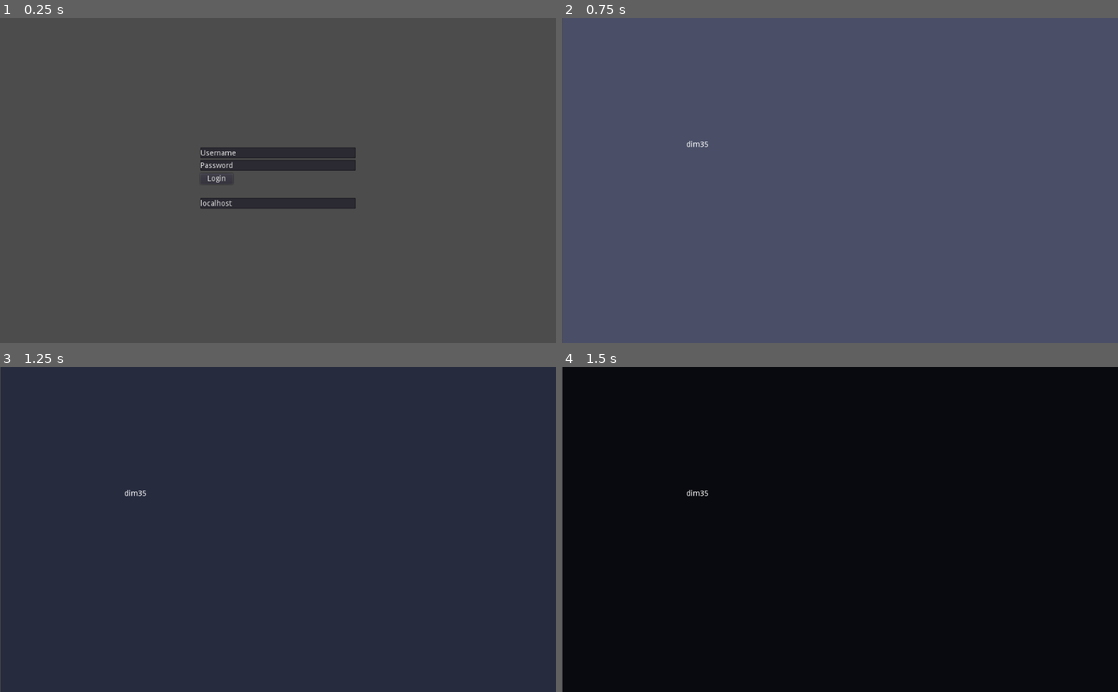
Above: before the commit, frames 1-4 (two rows, left to right).
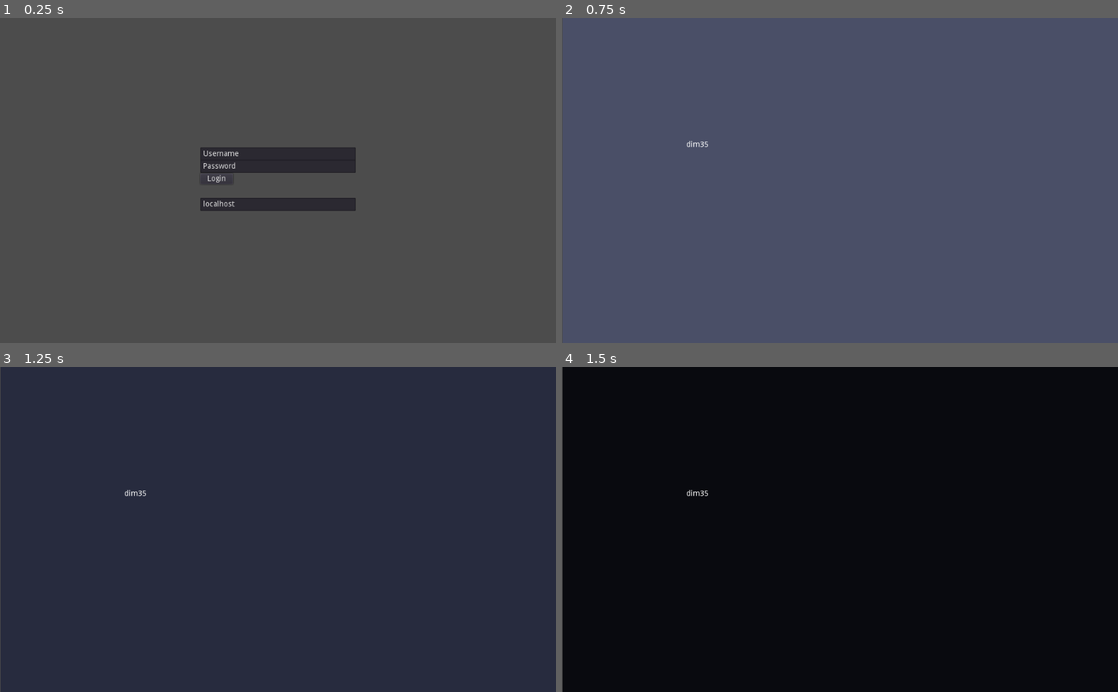
Above: after the commit, the same moments.

Repository: dim35/CEN3031-Project
Game: Godot game, scene res://screens/login_screen/login_screen.tscn
Same seed, same stepped clock (60 frames per second), same inputs: the game is played once before the commit and once after it.
Inputs:
- Up to frame 1 (0.25 s): no input
- Up to frame 2 (0.75 s): click "Login" at 0.5 s
- Up to frame 3 (1.25 s): no input
- Up to frame 4 (1.5 s): no input

The runs differ from the first frame. In frame 1, 0.7% of the frame differs, in the area x 36-64%, y 40-60%; in frame 2, nothing differs; in frame 3, nothing differs; in frame 4, nothing differs.

Commit message:
Small fix to login screen

Diff:
--- a/client/screens/login_screen/login_screen.gd
+++ b/client/screens/login_screen/login_screen.gd
@@ -12,9 +12,9 @@
 # This has been connected from Button
 func _on_Button_button_up():
 	print("Button Pressed!")
-	print(username_field.get_line(0))
-	print(password_field.get_line(0))
-	print(address_field.get_line(0))
+	print(username_field.text)
+	print(password_field.text)
+	print(address_field.text)
 
 	# do authentication here
 
--- a/client/screens/login_screen/login_screen.tscn
+++ b/client/screens/login_screen/login_screen.tscn
@@ -21,7 +21,7 @@
 script = ExtResource( 1 )
 next_scene = ExtResource( 2 )
 
-[node name="Username_field" type="TextEdit" parent="." index="0"]
+[node name="Username_field" type="LineEdit" parent="." index="0"]
 
 anchor_left = 0.0
 anchor_top = 0.0
@@ -39,24 +39,15 @@
 size_flags_horizontal = 1
 size_flags_vertical = 1
 text = "Username"
-readonly = false
-highlight_current_line = false
-syntax_highlighting = false
-show_line_numbers = false
-highlight_all_occurrences = false
-override_selected_font_color = false
+focus_mode = 2
 context_menu_enabled = true
-smooth_scrolling = false
-v_scroll_speed = 80.0
-hiding_enabled = 0
-wrap_lines = false
-caret_block_mode = false
+placeholder_alpha = 0.6
 caret_blink = false
 caret_blink_speed = 0.65
-caret_moving_by_right_click = true
+caret_position = 0
 _sections_unfolded = [ "Rect" ]
 
-[node name="Password_field" type="TextEdit" parent="." index="1"]
+[node name="Password_field" type="LineEdit" parent="." index="1"]
 
 anchor_left = 0.0
 anchor_top = 0.0
@@ -74,24 +65,15 @@
 size_flags_horizontal = 1
 size_flags_vertical = 1
 text = "Password"
-readonly = false
-highlight_current_line = false
-syntax_highlighting = false
-show_line_numbers = false
-highlight_all_occurrences = false
-override_selected_font_color = true
+focus_mode = 2
 context_menu_enabled = true
-smooth_scrolling = false
-v_scroll_speed = 80.0
-hiding_enabled = 1
-wrap_lines = false
-caret_block_mode = false
+placeholder_alpha = 0.6
 caret_blink = false
 caret_blink_speed = 0.65
-caret_moving_by_right_click = true
+caret_position = 0
 _sections_unfolded = [ "Caret", "Rect" ]
 
-[node name="Address_field" type="TextEdit" parent="." index="2"]
+[node name="Address_field" type="LineEdit" parent="." index="2"]
 
 anchor_left = 0.0
 anchor_top = 0.0
@@ -109,21 +91,12 @@
 size_flags_horizontal = 1
 size_flags_vertical = 1
 text = "localhost"
-readonly = false
-highlight_current_line = false
-syntax_highlighting = false
-show_line_numbers = false
-highlight_all_occurrences = false
-override_selected_font_color = false
+focus_mode = 2
 context_menu_enabled = true
-smooth_scrolling = false
-v_scroll_speed = 80.0
-hiding_enabled = 0
-wrap_lines = false
-caret_block_mode = false
+placeholder_alpha = 0.6
 caret_blink = false
 caret_blink_speed = 0.65
-caret_moving_by_right_click = true
+caret_position = 0
 _sections_unfolded = [ "Rect" ]
 
 [node name="Button" type="Button" parent="." index="3"]
